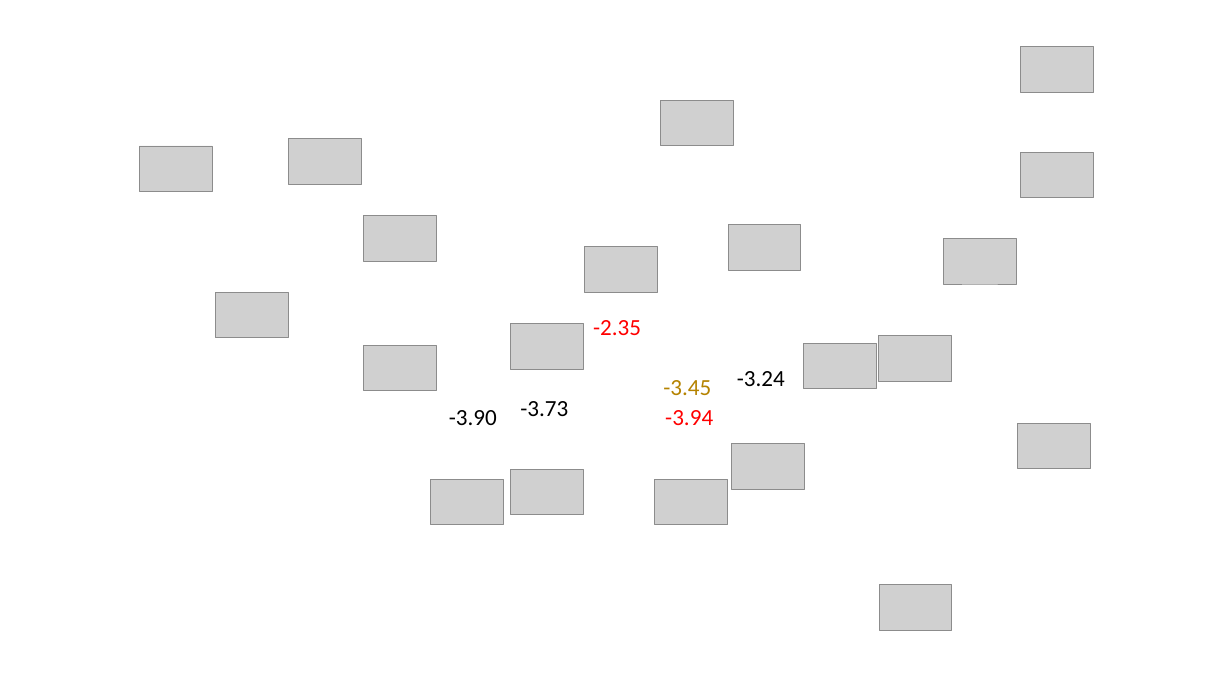
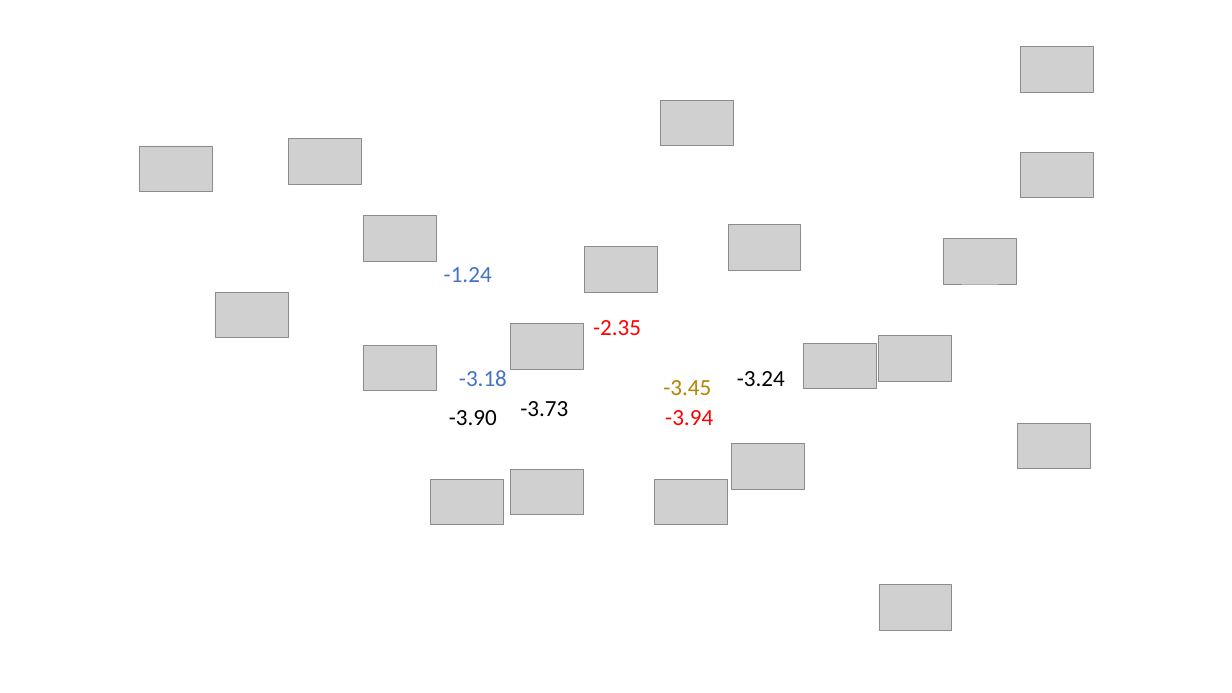
Before and after one commit to rzk1/ullmann, a slide deck: slide 3 of EnergyFile.pptx. Drawn at 1232x693 pixels with LibreOffice and Linux fonts; fonts in the diff are those of the drawing; grey boxes stand for pictures; background and template pictures are left out. Boxes give left, top, right and bottom in pixels: in the first picture for what was removed or moved away, otherwise in the second. Text is boxed around its words. In the diff, an @@ line names an element or a change of style, - is before the commit and + after.

```diff
--- a/EnergyFile.pptx
+++ b/EnergyFile.pptx
@@ text added at [444, 267, 492, 282], 18 pt, text #4472C4 @@
+-1.24
@@ text added at [459, 370, 507, 386], 18 pt, text #4472C4 @@
+-3.18
```
Also in this commit, not shown: 8 other files.
